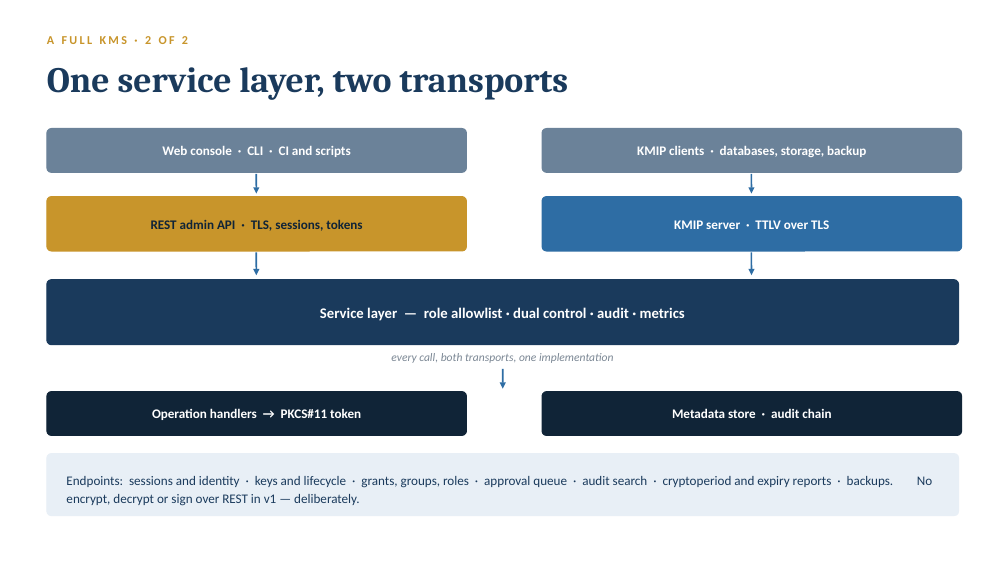
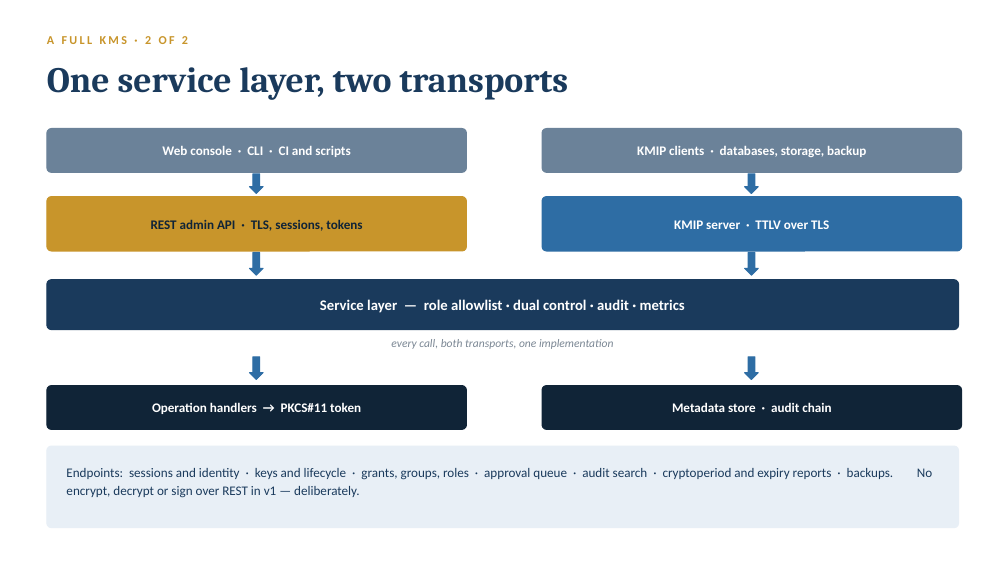
Before and after one commit to Gaillotte/Noida, a slide deck: slide 9 of KMIP_PKCS11_Overview_Deck.pptx. Drawn at 1008x567 pixels with LibreOffice and Linux fonts; fonts in the diff are those of the drawing. Boxes give left, top, right and bottom in pixels: in the first picture for what was removed or moved away, otherwise in the second. Text is boxed around its words. In the diff, an @@ line names an element or a change of style, - is before the commit and + after.

```diff
--- a/KMIP_PKCS11_Overview_Deck.pptx
+++ b/KMIP_PKCS11_Overview_Deck.pptx
@@ down arrow added at (250, 174, 263, 194), fill #2E6DA4, outline #2E6DA4 1 pt @@
@@ arrow removed from (256, 174) to (256, 194) @@
@@ down arrow added at (745, 174, 758, 194), fill #2E6DA4, outline #2E6DA4 1 pt @@
@@ arrow removed from (752, 174) to (752, 194) @@
@@ down arrow added at (250, 253, 263, 275), fill #2E6DA4, outline #2E6DA4 1 pt @@
@@ arrow removed from (256, 253) to (256, 275) @@
@@ down arrow added at (745, 253, 758, 275), fill #2E6DA4, outline #2E6DA4 1 pt @@
@@ arrow removed from (752, 253) to (752, 275) @@
@@ text "Service layer — role allowlist ...": place and size @@
-text "Service layer — role allowlist ..." at (320, 307, 685, 321)
+text "Service layer — role allowlist ..." at (320, 299, 685, 313)
@@ rounded rectangle: place and size @@
-rounded rectangle at (47, 280, 959, 345)
+rounded rectangle at (47, 280, 959, 330)
@@ rounded rectangle at (47, 280, 959, 330): proportions changed @@
@@ text "every call, both transports, one ...": place and size @@
-text "every call, both transports, one ..." at (391, 353, 613, 363)
+text "every call, both transports, one ..." at (391, 339, 613, 349)
@@ down arrow added at (250, 357, 263, 380), fill #2E6DA4, outline #2E6DA4 1 pt @@
@@ down arrow added at (745, 357, 758, 380), fill #2E6DA4, outline #2E6DA4 1 pt @@
@@ arrow removed from (503, 369) to (503, 389) @@
@@ 2 texts, 2 rounded rectangles: place and size @@
-2 texts, 2 rounded rectangles at (47, 392, 962, 436)
+2 texts, 2 rounded rectangles at (47, 386, 962, 430)
@@ rounded rectangle at (47, 446, 959, 528): proportions changed @@
@@ rounded rectangle: place and size @@
-rounded rectangle at (47, 454, 959, 516)
+rounded rectangle at (47, 446, 959, 528)
@@ text "Endpoints: sessions and identity · ...": place and size @@
-text "Endpoints: sessions and identity · ..." at (66, 476, 894, 506)
+text "Endpoints: sessions and identity · ..." at (66, 468, 894, 498)
```
Also in this commit, not shown: 8 other slides changed, 4 other files.
